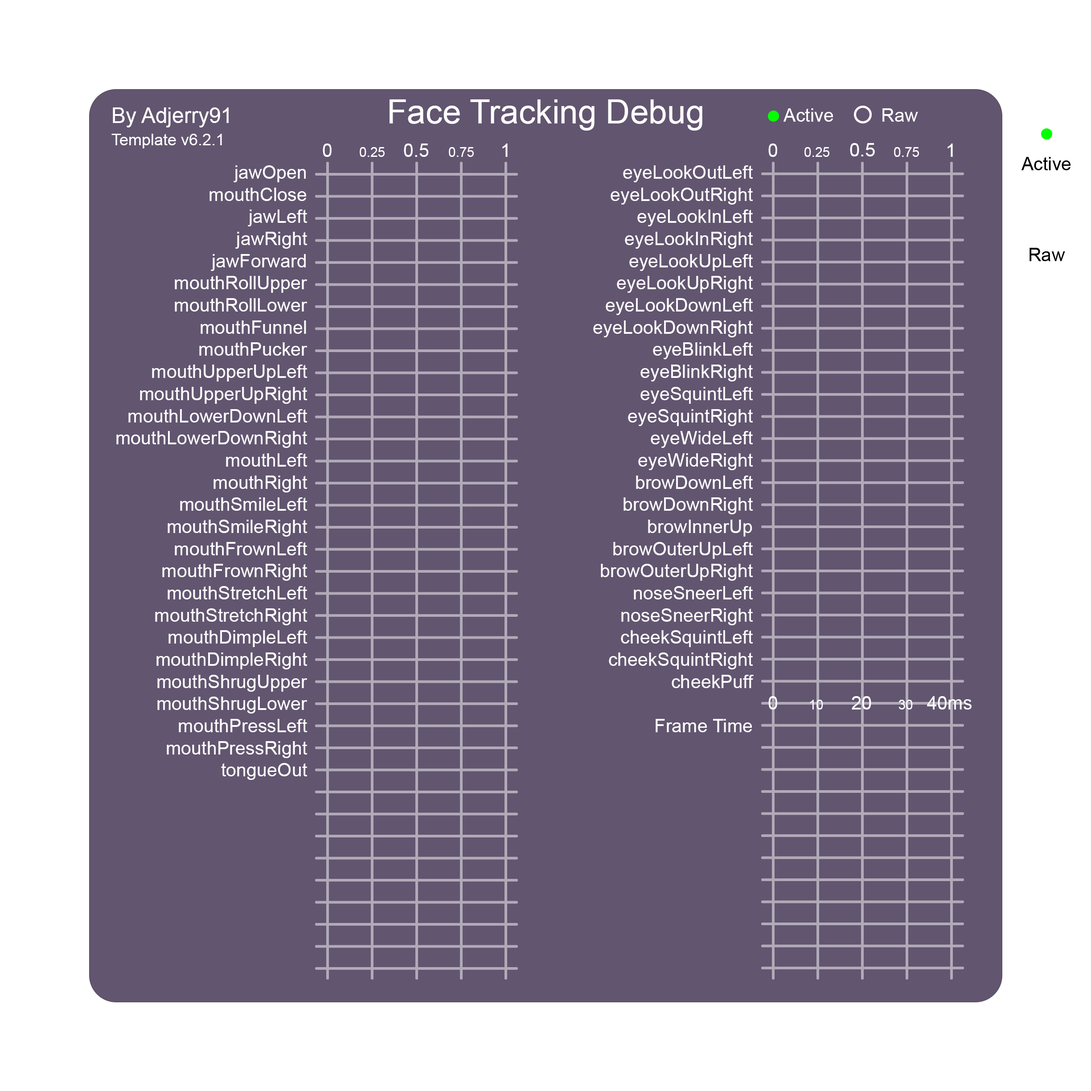
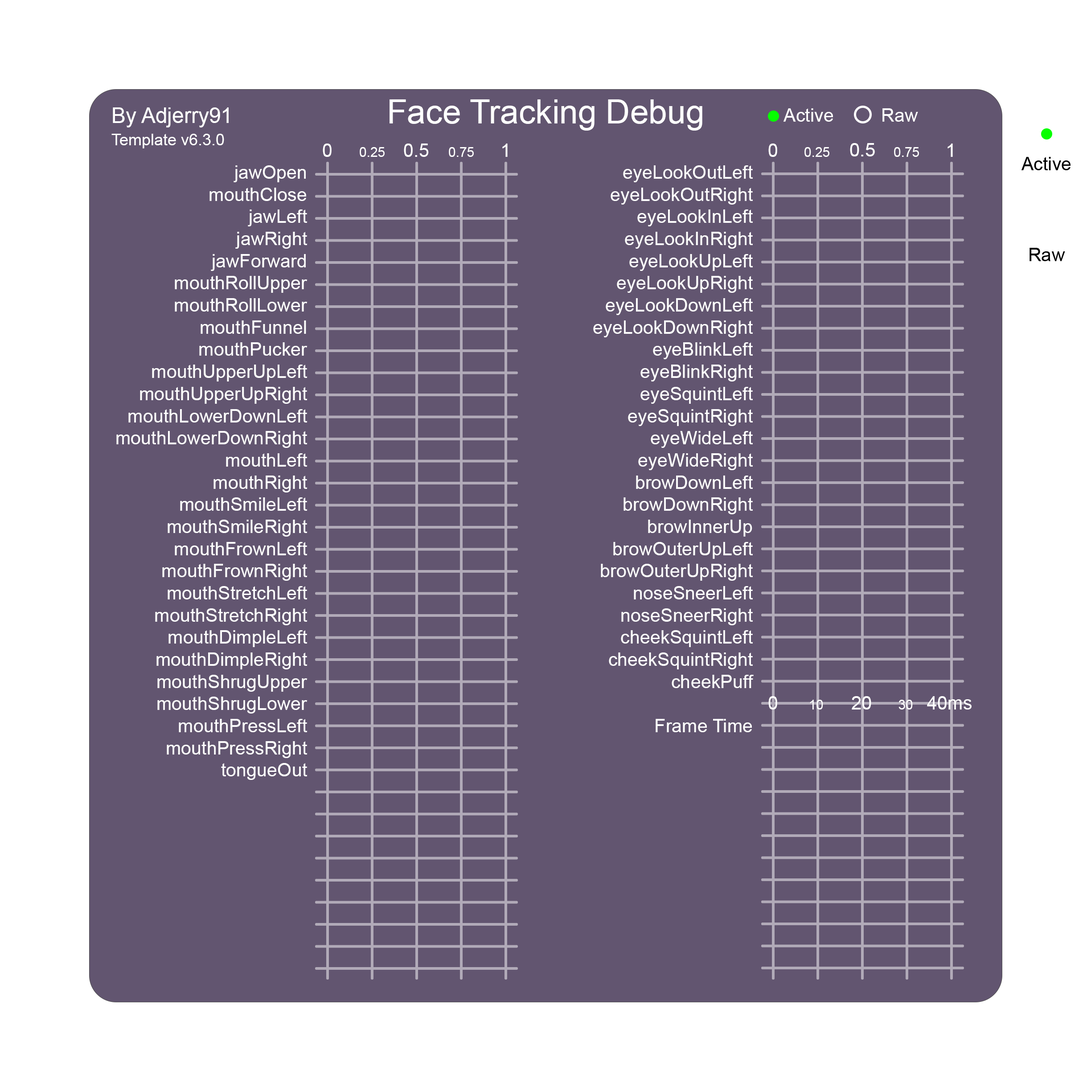
Before/after of a 1091px x 1091px layered artwork. What changed in the layer stack:
painted on "Template Version" over [202, 133, 225, 146]
